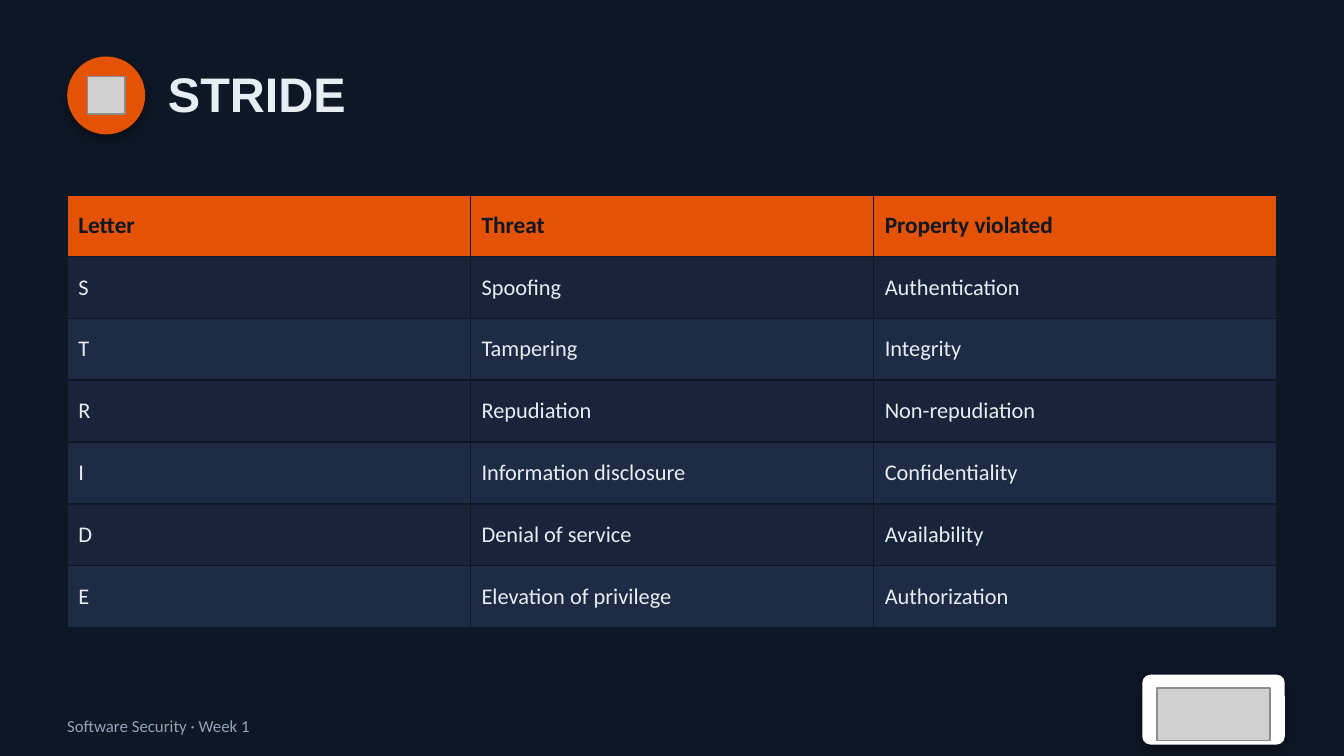
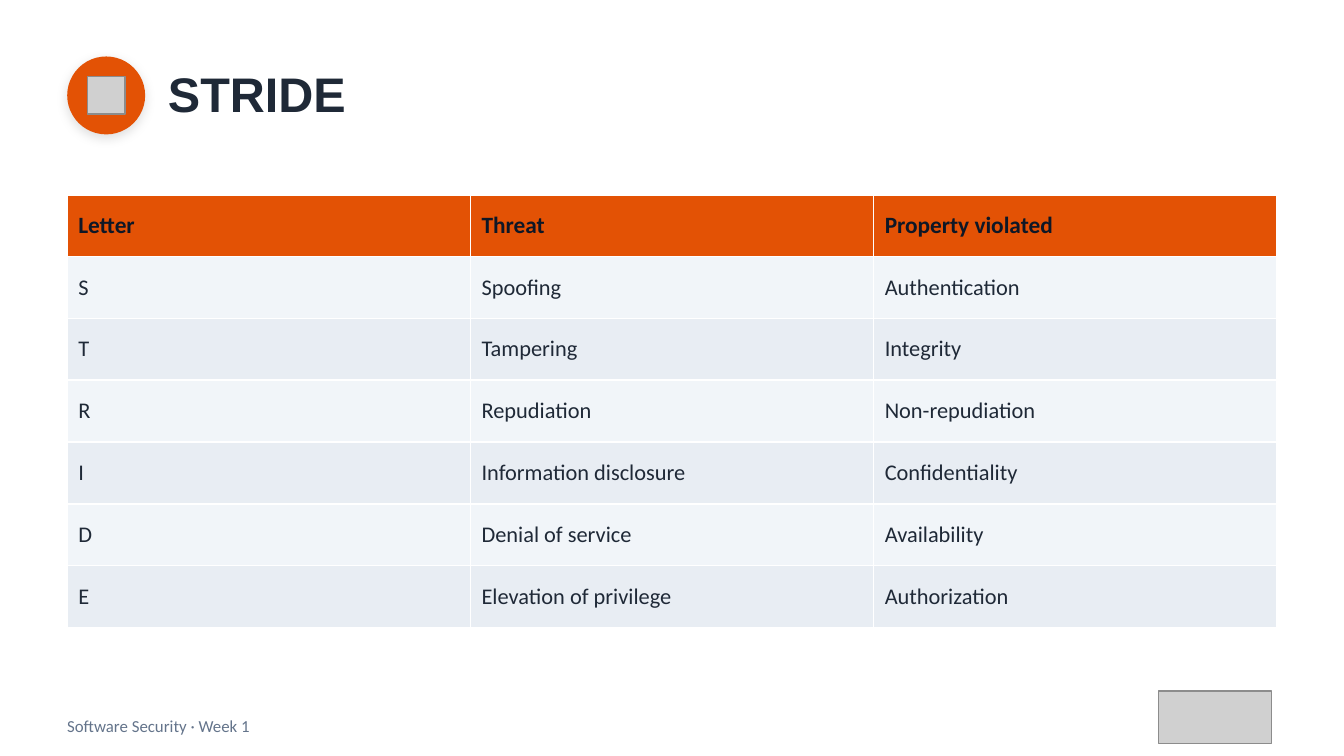
Before and after one commit to nutthakorn7/software-security, a slide deck: slide 8 of slides/pptx/week01.pptx. Drawn at 1344x756 pixels with LibreOffice and Linux fonts; fonts in the diff are those of the drawing; grey boxes stand for pictures. Boxes give left, top, right and bottom in pixels: in the first picture for what was removed or moved away, otherwise in the second. Text is boxed around its words. In the diff, an @@ line names an element or a change of style, - is before the commit and + after.

```diff
--- a/slides/pptx/week01.pptx
+++ b/slides/pptx/week01.pptx
@@ background #0E1726 to #FFFFFF @@
@@ ellipse at (67, 56, 145, 134): shadow changed @@
@@ text "STRIDE" at (168, 78, 346, 113): text colour #E6EDF3 to #1F2937 @@
@@ table at (67, 195, 1277, 612) @@
@@ fill #18243A to #F1F5F9 in 9 cells @@
@@ fill #1E2B45 to #E8EDF3 in 9 cells @@
@@ text colour #E6EDF3 to #1F2937 in "S", "Spoofing", "Authentication", "T" and 14 more places @@
@@ borders changed @@
@@ rounded rectangle removed at (1142, 675, 1285, 745) @@
@@ text "Software Security · Week 1" at (67, 720, 250, 735): text colour #94A3B8 to #64748B @@
```
Also in this commit, not shown: 16 other slides changed, 19 other files.
